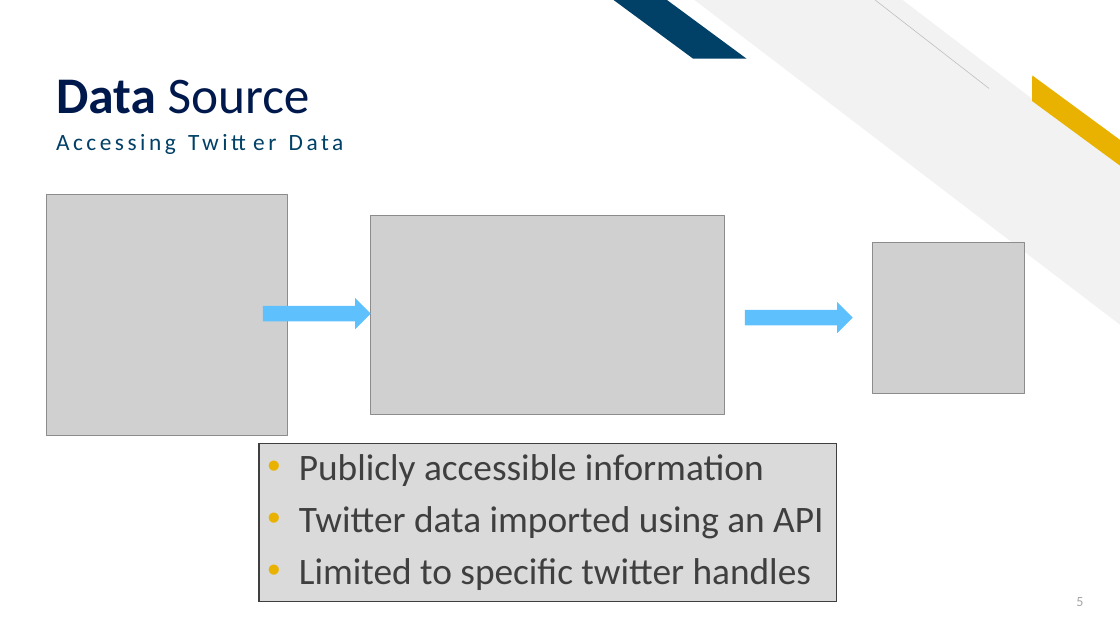
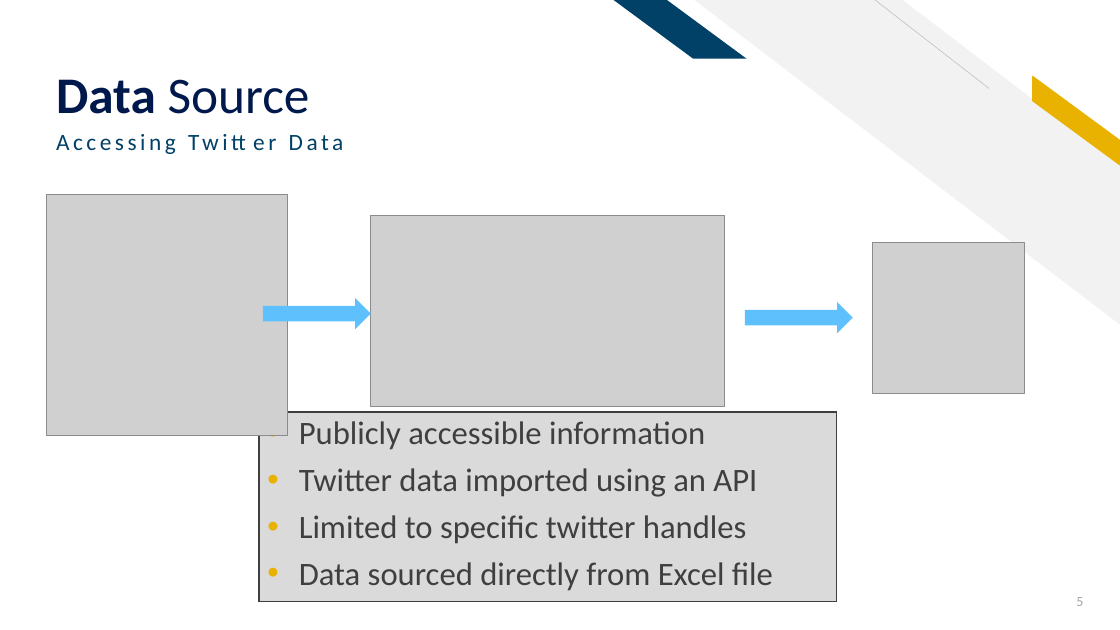
Before and after one commit to sethrpaniagua/Twitter-Sentament-Analysis, a slide deck: slide 5 of ML Group Project_Sentiment Analysis of Twitter Data.pptx. Drawn at 1120x630 pixels with LibreOffice and Linux fonts; fonts in the diff are those of the drawing; grey boxes stand for pictures. Boxes give left, top, right and bottom in pixels: in the first picture for what was removed or moved away, otherwise in the second. Text is boxed around its words. In the diff, an @@ line names an element or a change of style, - is before the commit and + after.

```diff
--- a/ML Group Project_Sentiment Analysis of Twitter Data.pptx
+++ b/ML Group Project_Sentiment Analysis of Twitter Data.pptx
@@ picture: place and size @@
-picture at [371,215,724,414]
+picture at [371,215,724,406]
@@ text "Publicly accessible information": place and size @@
-text "Publicly accessible information" at [299,454,823,590]
+text "Publicly accessible information" at [299,421,773,591]
@@ rectangle: place and size @@
-rectangle at [259,444,836,602]
+rectangle at [259,413,836,602]
@@ text at [299,421,757,544]: size 32 to 28 pt in "Publicly accessible information", "Twitter data imported using an API", "Limited to specific twitter handles" @@
@@ text at [299,562,773,591]: paragraph added @@
+• Data sourced directly from Excel file
```
Also in this commit, not shown: 1 other slide changed, 2 slides added.
